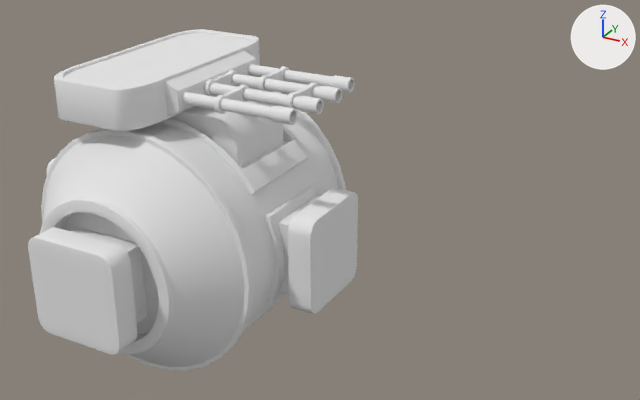
One commit to the OBJ model faster-than-scrap/art/models/modules/shotgun.obj: the scene before it, then after it.
The view is the same before and after, from a camera (50 mm lens) standing at (2.14, -2.8, 1.61) and looking at (0.56, 0.07, 0.18). Every picture has the same lights, and +X, +Y and +Z are marked at upper right. Where no turn or scale is listed for an object, it has been applied to the vertices.

The older version as bpy lines, for what is in view:
```python
me_cylinder_003 = bpy.data.meshes.new('Cylinder.003')
me_cylinder_003.from_pydata(...)  # 6425 vertices, 6306 faces; spans x -0.67..0.67, y -0.77..0.77, z -0.52..0.7
me_cylinder_003.materials.append(mat_default_obj_004)  # white #e7e7e7
ob_cylinder_003 = bpy.data.objects.new('Cylinder.003', me_cylinder_003)
ob_cylinder_003.location = (0.0, 0.0, 0.0)
```
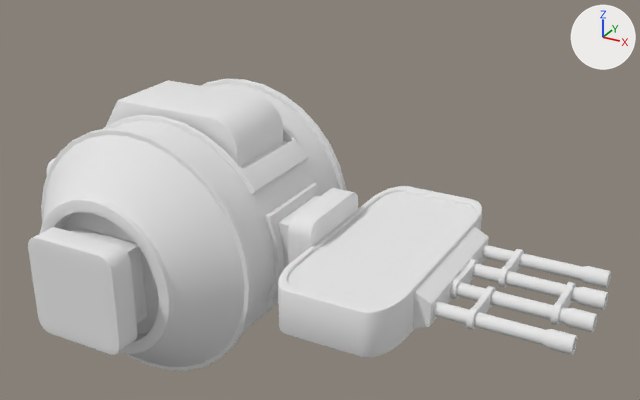
Scene script edits in JSON lines:
```json
{"block": "me_cylinder_003", "where": "me_cylinder_003.from_pydata(...)  # 6425 vertices, 6306 faces; spans x -0.67..0.67, y -0.77..0.77, z -0.52..0.7"}
{"block": "me_cylinder_003", "where": "# used by ob_cylinder_003; location = (0.0, 0.0, 0.0)"}
{"block": "me_cylinder_003", "change": "me_cylinder_003 part 1: the loose piece of 596 vertices spanning x -0.33..0.15, y -0.47..0.47, z 0.52..0.7 is scaled about its middle by 1.12, then moved by (1.03, 0.0, -0.6)"}
{"block": "me_cylinder_003", "change": "me_cylinder_003 part 2: the loose piece of 320 vertices spanning x 0.16..0.64, y -0.1..-0.05, z 0.59..0.65 is scaled about its middle by 1.12, then moved by (1.04, -0.01, -0.6)"}
{"block": "me_cylinder_003", "change": "me_cylinder_003 part 3: the loose piece of 374 vertices spanning x 0.3..0.32, y -0.26..-0.04, z 0.59..0.66 is scaled about its middle by 1.12, then moved by (1.03, -0.02, -0.6)"}
{"block": "me_cylinder_003", "change": "me_cylinder_003 part 4: the loose piece of 326 vertices spanning x 0.14..0.16, y -0.11..0.11, z 0.59..0.66 is scaled about its middle by 1.12, then moved by (1.06, 0.0, -0.6)"}
{"block": "me_cylinder_003", "change": "me_cylinder_003 part 5: the loose piece of 320 vertices spanning x 0.16..0.64, y 0.05..0.1, z 0.59..0.65 is scaled about its middle by 1.12, then moved by (1.04, 0.01, -0.6)"}
{"block": "me_cylinder_003", "change": "me_cylinder_003 part 6: the loose piece of 374 vertices spanning x 0.51..0.53, y -0.11..0.11, z 0.59..0.66 is scaled about its middle by 1.12, then moved by (1.05, 0.0, -0.6)"}
{"block": "me_cylinder_003", "change": "me_cylinder_003 part 7: the loose piece of 374 vertices spanning x 0.3..0.32, y 0.04..0.26, z 0.59..0.66 is scaled about its middle by 1.12, then moved by (1.03, 0.02, -0.6)"}
{"block": "me_cylinder_003", "change": "me_cylinder_003 part 8: the loose piece of 320 vertices spanning x 0.13..0.62, y 0.19..0.25, z 0.59..0.65 is scaled about its middle by 1.12, then moved by (1.04, 0.03, -0.6)"}
{"block": "me_cylinder_003", "change": "me_cylinder_003 part 9: the loose piece of 320 vertices spanning x 0.13..0.62, y -0.26..-0.2, z 0.59..0.65 is scaled about its middle by 1.12, then moved by (1.04, -0.03, -0.6)"}
```

Location of each change, (x1, y1, x2, y2) in pixels of the pictures (640 x 400 px; the box of a moved part takes in the faces that stretch with it):
```json
{"object": "Cylinder.003", "change": "reshaped", "before": [28, 29, 358, 371], "after": [28, 79, 611, 371], "on screen": "76% wider, 15% shorter"}
{"part": 1, "of": "me_cylinder_003", "change": "moved or reshaped", "before": [54, 29, 260, 131], "after": [278, 186, 489, 358]}
{"part": 2, "of": "me_cylinder_003", "change": "moved or reshaped", "before": [209, 83, 324, 114], "after": [456, 282, 597, 333]}
{"part": 3, "of": "me_cylinder_003", "change": "moved or reshaped", "before": [214, 85, 250, 114], "after": [466, 286, 496, 330]}
{"part": 4, "of": "me_cylinder_003", "change": "moved or reshaped", "before": [204, 70, 238, 96], "after": [450, 259, 478, 299]}
{"part": 5, "of": "me_cylinder_003", "change": "moved or reshaped", "before": [231, 73, 342, 103], "after": [472, 263, 608, 310]}
{"part": 6, "of": "me_cylinder_003", "change": "moved or reshaped", "before": [286, 83, 319, 110], "after": [551, 282, 576, 325]}
{"part": 7, "of": "me_cylinder_003", "change": "moved or reshaped", "before": [258, 66, 290, 91], "after": [498, 249, 524, 288]}
{"part": 8, "of": "me_cylinder_003", "change": "moved or reshaped", "before": [248, 64, 355, 93], "after": [482, 245, 611, 288]}
{"part": 9, "of": "me_cylinder_003", "change": "moved or reshaped", "before": [182, 92, 297, 125], "after": [433, 302, 577, 355]}
```
